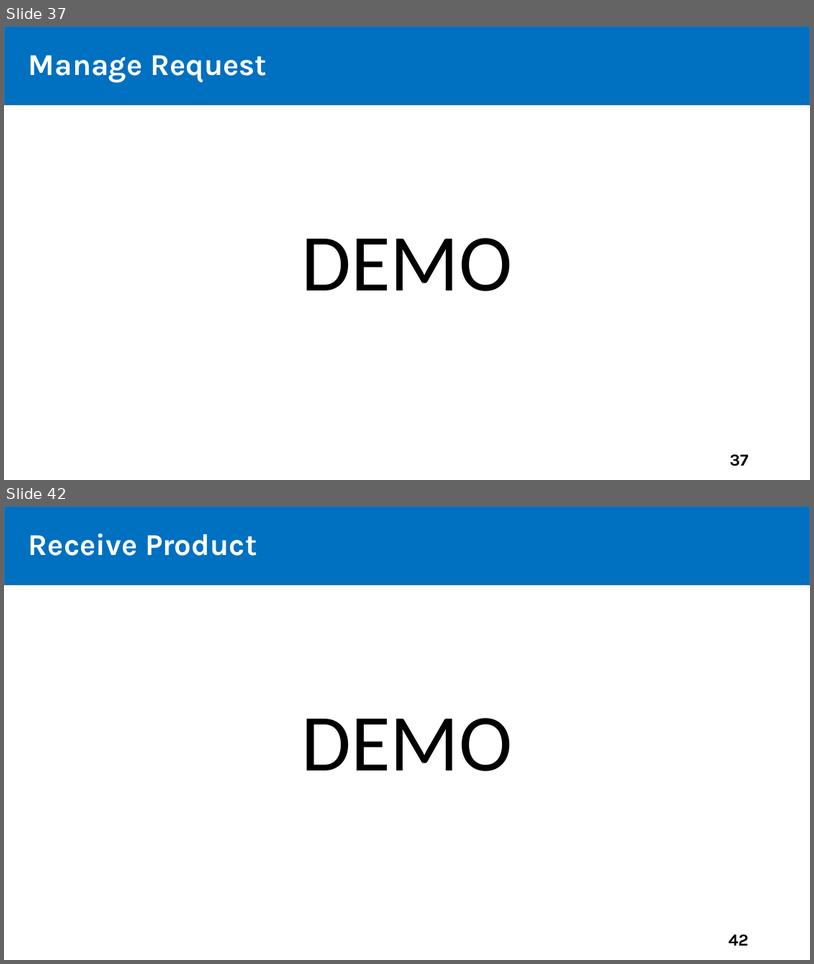
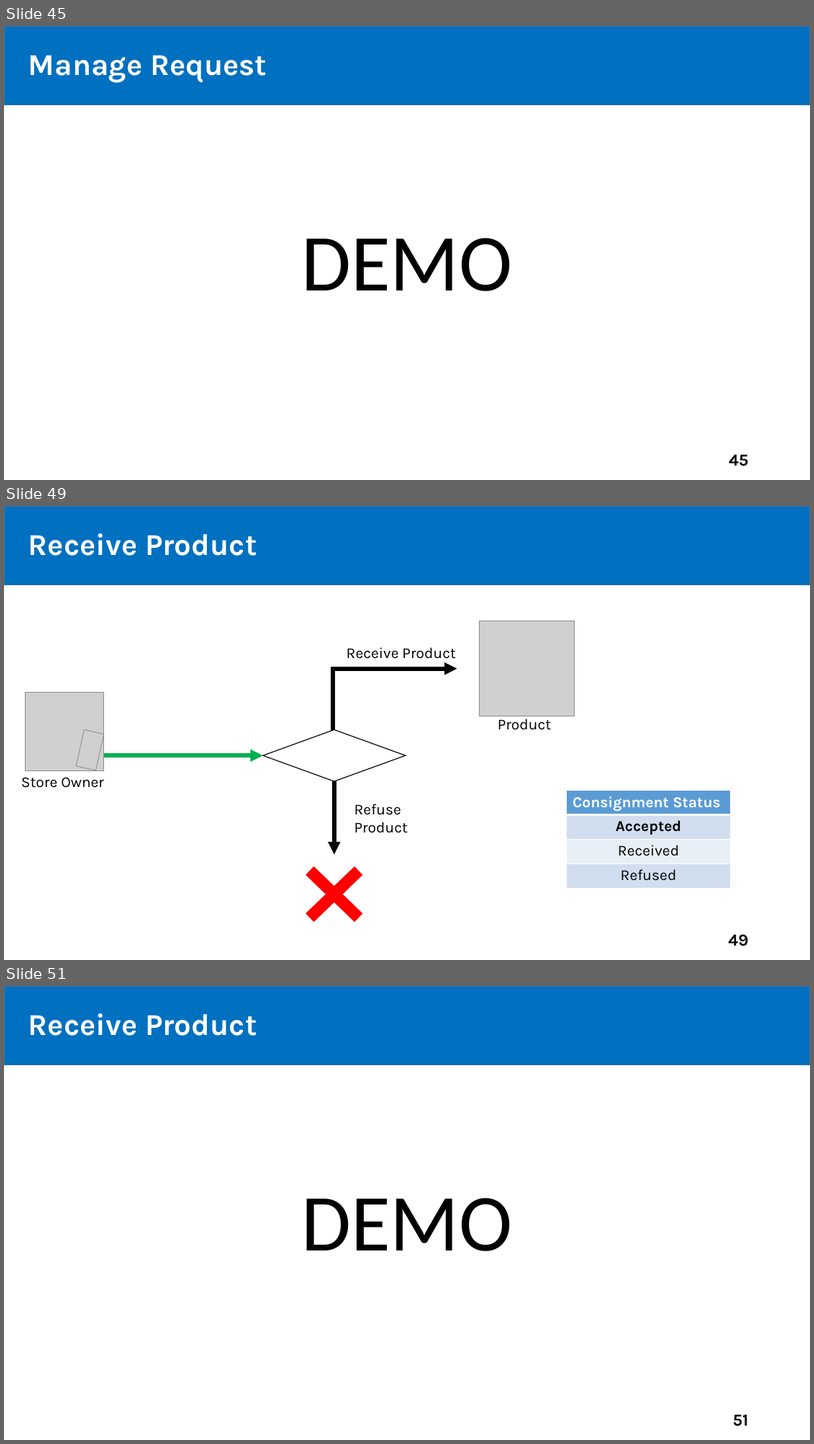
Before and after one commit to tiendan3108/CP, a slide deck: Source/Presentation/PreFinalPresentation.pptx. Shown one above the other, each under a label of ours: slides 37 and 42 before the commit, slides 45, 49 and 51 after it; the slides between them are not shown. The pictures are 814x964 and 814x1444 pixels, drawn with LibreOffice and Linux fonts; fonts in the diff are those of the drawing; grey boxes stand for pictures. Boxes give left, top, right and bottom in pixels: in the first picture for what was removed or moved away, otherwise in the second. Text is boxed around its words. In the diff, an @@ line names an element or a change of style, - is before the commit and + after.

```diff
--- a/Source/Presentation/PreFinalPresentation.pptx
+++ b/Source/Presentation/PreFinalPresentation.pptx
@@ slide 49 added at (4, 506, 810, 960), background #FFFFFF @@
@@ rectangle added at (4, 506, 810, 584), fill #0070C0, outline #43739E 1 pt @@
@@ text added at (28, 533, 257, 556), 36 pt, text #FFFFFF, bold @@
+Receive Product
@@ title added at (50, 537, 179, 556), 44 pt, text #FFFFFF, bold @@
+Outline
@@ picture added at (480, 621, 575, 716) @@
@@ text added at (347, 647, 456, 659), 18 pt, text #000000 @@
+Receive Product
@@ elbow arrow added from (333, 730) to (457, 669), #000000 5 pt @@
@@ picture added at (25, 692, 104, 771) @@
@@ elbow arrow added from (432, 774) to (556, 713), #FFFFFF 5 pt @@
@@ text added at (498, 716, 552, 730), 18 pt, text #000000 @@
+Product
@@ picture added at (77, 729, 104, 770) @@
@@ diamond added at (263, 730, 406, 781), fill #FFFFFF, outline #000000 1 pt @@
@@ arrow added from (104, 755) to (263, 755), #00B050 5 pt @@
@@ text added at (21, 777, 104, 788), 18 pt, text #000000 @@
+Store Owner
@@ arrow added from (334, 781) to (334, 854), #000000 5 pt @@
@@ text added at (355, 803, 409, 833), 18 pt, text #000000 @@
+Refuse Product
@@ table added at (567, 790, 731, 888), 4 rows, 1 columns @@
+Consignment Status
+Accepted
+Received
+Refused
@@ cross added at (288, 849, 381, 939), fill #FF0000, outline #FF0000 1 pt @@
@@ page number added at (728, 934, 748, 946), 20 pt, text #000000, bold @@
+49
@@ what was slide 37 is now slide 45 @@
@@ page number at (729, 454, 748, 466): text changed @@
-37
+45
@@ what was slide 42 is now slide 51 @@
@@ page number at (733, 1414, 749, 1426): text changed @@
-42
+51
```
Also in this commit, not shown: 25 slides changed, 13 other slides added.
